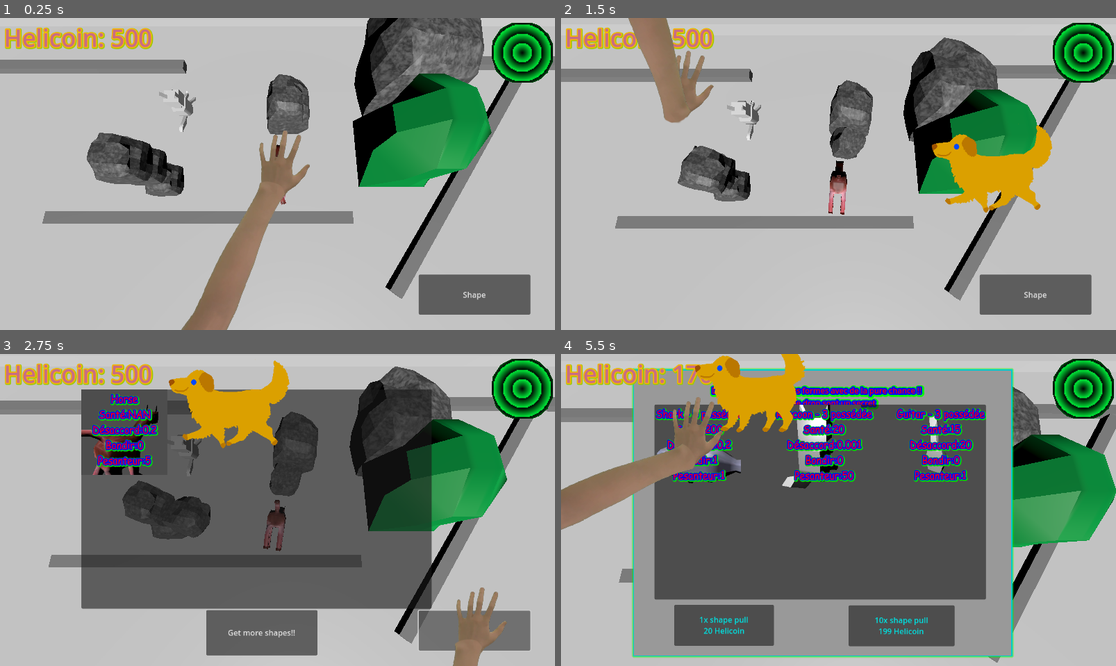
Above: before the commit, frames 1-4 (two rows, left to right).
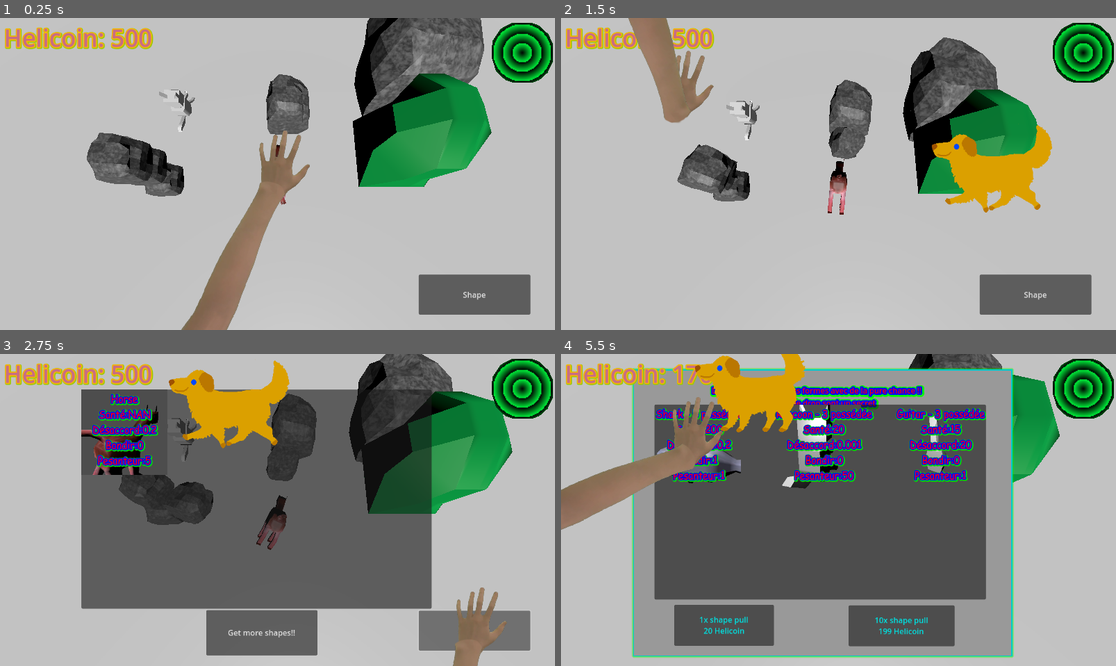
Above: after the commit, the same moments.

Repository: JAco9307/ShapeEscape
Game: Godot game, scene res://Main.tscn
Same seed, same stepped clock (60 frames per second), same inputs: the game is played once before the commit and once after it.
Inputs:
- Up to frame 1 (0.25 s): no input
- Up to frame 2 (1.5 s): click "Shape" at 0.5 s; click "Horse Santé:NAN Désaccord:0.2…" at 1.25 s
- Up to frame 3 (2.75 s): click "Shape" at 2 s
- Up to frame 4 (5.5 s): click "Get more shapes!!" at 2.75 s; click "1x shape pull 20 Helicoin" at 3.5 s; click "10x shape pull 199 Helicoin" at 4.25 s; click "Shark - 5 possédée Santé:200 …" at 5 s

The runs differ from the first frame. In frame 1, 5.9% of the frame differs, in the area x 0-100%, y 12-90%; in frame 2, 6.3%; in frame 3, 15%, in the area x 0-100%, y 0-93%; in frame 4, 9.8%.

Commit message:
object scenes added

Diff:
--- a/Main.tscn
+++ b/Main.tscn
@@ -9,7 +9,6 @@
 [ext_resource type="PackedScene" uid="uid://116njum48mn0" path="res://objects/Environment/RockMid.tscn" id="8_03owx"]
 [ext_resource type="PackedScene" uid="uid://c2qnrd7mneksy" path="res://UI/MainUI.tscn" id="8_trn2v"]
 [ext_resource type="PackedScene" uid="uid://cru1wb2mirml7" path="res://objects/Environment/RockSmall.tscn" id="9_wkp8b"]
-[ext_resource type="PackedScene" uid="uid://1m82htvec2sr" path="res://objects/rotatableLarge.tscn" id="10_wkp8b"]
 [ext_resource type="PackedScene" uid="uid://dwhaiq5n4rg7g" path="res://objects/Environment/tree.tscn" id="11_20pc6"]
 
 [node name="Main" type="Node3D"]
@@ -32,10 +31,7 @@
 transform = Transform3D(1, 0, 0, 0, 1, 0, 0, 0, 1, -149.584, -0.689379, -1.69503)
 
 [node name="Floor" parent="." instance=ExtResource("6_lgr22")]
-transform = Transform3D(1, 0, 0, 0, 1, 0, 0, 0, 1, 0.0488815, -0.757728, -1.82727)
-
-[node name="Rotatable4" parent="Floor" instance=ExtResource("10_wkp8b")]
-transform = Transform3D(0.602317, 0, 0.798257, 0, 1, 0, -0.798257, 0, 0.602317, -46.5388, 0.00558501, -28.3197)
+transform = Transform3D(-1, 8.74228e-08, 0, -8.74228e-08, -1, 0, 0, 0, 1, 0.0488815, -0.757728, -1.82727)
 
 [node name="Raccoon" parent="." instance=ExtResource("7_lgr22")]
 transform = Transform3D(1, 0, 0, 0, 1, 0, 0, 0, 1, -55.0482, 0.242264, 11.5166)
@@ -44,18 +40,6 @@
 transform = Transform3D(1, 0, 0, 0, 1, 0, 0, 0, 1, -56.7712, 10.5349, -18.3717)
 yTorqueMult = 100.0
 zTorqueMult = 100.0
-
-[node name="Rotatable" parent="." instance=ExtResource("10_wkp8b")]
-transform = Transform3D(1, 0, 0, 0, 1, 0, 0, 0, 1, -39.2187, -1.17075, 7.69544)
-
-[node name="Rotatable6" parent="." instance=ExtResource("10_wkp8b")]
-transform = Transform3D(1, 0, 0, 0, 1, 0, 0, 0, 1, -9.618, 0.016755, -55.8136)
-
-[node name="Rotatable5" parent="." instance=ExtResource("10_wkp8b")]
-transform = Transform3D(1, 0, 0, 0, 1, 0, 0, 0, 1, -63.5108, 0.01117, 33.0986)
-
-[node name="Rotatable4" parent="." instance=ExtResource("10_wkp8b")]
-transform = Transform3D(1, 0, 0, 0, 1, 0, 0, 0, 1, -64.1295, 0.00558501, -48.0989)
 
 [node name="RockMid" parent="." instance=ExtResource("8_03owx")]
 transform = Transform3D(1, 0, 0, 0, 1, 0, 0, 0, 1, -54.842, 3.35801, -4.53507)
--- a/objects/Animals/Xelephant.tscn
+++ /dev/null
@@ -1,5 +0,0 @@
-[gd_scene load_steps=2 format=3 uid="uid://cigf60064etxa"]
-
-[ext_resource type="PackedScene" uid="uid://du8lkrvnc16gl" path="res://objects/Rotatable.tscn" id="1_yhut3"]
-
-[node name="Elephant" instance=ExtResource("1_yhut3")]
--- a/objects/Animals/Xpig.tscn
+++ /dev/null
@@ -1,5 +0,0 @@
-[gd_scene load_steps=2 format=3 uid="uid://bfih2570vgmri"]
-
-[ext_resource type="PackedScene" uid="uid://du8lkrvnc16gl" path="res://objects/Rotatable.tscn" id="1_88o8y"]
-
-[node name="Pig" instance=ExtResource("1_88o8y")]
--- a/objects/Animals/Xplatypus.tscn
+++ /dev/null
@@ -1,5 +0,0 @@
-[gd_scene load_steps=2 format=3 uid="uid://c07i21ahef5mj"]
-
-[ext_resource type="PackedScene" uid="uid://du8lkrvnc16gl" path="res://objects/Rotatable.tscn" id="1_2jpc7"]
-
-[node name="Platypus" instance=ExtResource("1_2jpc7")]
--- /dev/null
+++ b/objects/Animals/elephant.tscn
@@ -0,0 +1,25 @@
+[gd_scene load_steps=4 format=3 uid="uid://cigf60064etxa"]
+
+[ext_resource type="PackedScene" uid="uid://du8lkrvnc16gl" path="res://objects/Rotatable.tscn" id="1_yhut3"]
+[ext_resource type="PackedScene" uid="uid://bmh48hrxc6mlp" path="res://models/animated/elephant_wAnimation.glb" id="2_b6mtu"]
+
+[sub_resource type="ConvexPolygonShape3D" id="ConvexPolygonShape3D_apgdm"]
+points = PackedVector3Array(-6.38317, 4.5289, 0.000877559, -3.04106, 9.20549, 1.16903, 2.493, 1.0022, 1.78102, -0.36988, 5.86325, -3.00649, 4.14244, 8.87126, -0.166562, -0.36988, 8.70373, 3.67538, 2.20807, 0.982452, -1.2164, -0.704824, 0.517361, 1.83748, -0.704824, 0.517361, -1.33536, -0.704824, 8.53704, -3.00649, -0.537352, 5.86325, 3.67538, -6.55064, 5.02811, 0.668018, 3.14446, 2.60654, 1.7836, 2.9848, 2.68933, -1.2164, 4.14244, 8.36865, 0.668018, -6.04927, 6.03078, -0.166562, 2.9848, 6.87792, -1.2164, 3.97497, 9.03795, -0.166562, -0.704824, 5.86325, -3.00649, 3.03874, 7.06149, 1.74837, -3.12064, 9.01502, -0.463539, -6.55064, 4.69474, 0.668018, -3.376, 9.03795, 1.16903, -0.36988, 8.53704, -3.00649, 2.33813, 0.834603, 1.7836, -6.55064, 4.69474, 0.000877559, 3.82875, 8.92003, 0.6586, -0.36988, 5.86325, 3.67538, 4.14244, 8.36865, -0.166562, 2.52012, 1.44768, -1.2164, -3.28762, 8.86799, -0.466169, -6.2157, 5.69571, -0.166562)
+
+[node name="Elephant" instance=ExtResource("1_yhut3")]
+
+[node name="elephant_wAnimation" parent="." index="2" instance=ExtResource("2_b6mtu")]
+transform = Transform3D(1, 0, 0, 0, 1, 0, 0, 0, 1, 0, -5.12476, 0)
+
+[node name="elephant_001" parent="elephant_wAnimation" index="0"]
+blend_shapes/frame_0054 = 1.0
+
+[node name="EYES_001" parent="elephant_wAnimation" index="1"]
+"blend_shapes/right eye pos" = 0.254098
+"blend_shapes/eye move 2" = 0.9
+
+[node name="CollisionShape3D2" type="CollisionShape3D" parent="." index="3"]
+transform = Transform3D(1, 0, 0, 0, 1, 0, 0, 0, 1, 0, -5.12476, 0)
+shape = SubResource("ConvexPolygonShape3D_apgdm")
+
+[editable path="elephant_wAnimation"]
--- /dev/null
+++ b/objects/Animals/pig.tscn
@@ -0,0 +1,21 @@
+[gd_scene load_steps=4 format=3 uid="uid://bfih2570vgmri"]
+
+[ext_resource type="PackedScene" uid="uid://du8lkrvnc16gl" path="res://objects/Rotatable.tscn" id="1_88o8y"]
+[ext_resource type="PackedScene" uid="uid://baxa4ye7yg71g" path="res://models/animated/pig_wAnimation.glb" id="2_3r52w"]
+
+[sub_resource type="ConvexPolygonShape3D" id="ConvexPolygonShape3D_par1e"]
+points = PackedVector3Array(5.18711, -2.97232, 0.720705, 0.463747, 1.21027, 0.653272, 0.463747, 1.21027, -0.669969, 5.56887, 0.264588, -0.00845003, 2.20606, -3.08375, -0.93671, 5.34089, -1.23843, -1.0012, -0.482174, -0.491867, 0.558799, 2.20606, -3.08375, 0.91981, 5.28674, -0.528102, 0.965084, 4.97961, -3.22444, -1.0012, -0.482174, -0.491867, -0.480818, 4.75337, 0.0905688, -0.80414, 5.08128, -3.23405, 0.988706, 2.1224, -0.301097, 0.917784, 2.1224, -0.301097, -0.934684, 4.7786, 0.103686, 0.796515, -0.198457, -0.586035, -0.669969, 5.0854, -0.445442, -0.972701, -0.298289, 0.184164, -0.452108, -0.198457, -0.586035, 0.653272, 5.3359, -1.95889, -0.548949, 5.56887, 0.264588, -0.197194, 5.34075, -1.32873, 0.98425, 0.368977, 1.21027, 0.653272, 5.34577, -1.96207, 0.53396, 4.80879, -0.274697, 0.950062, 0.368977, 1.21027, -0.669969, -0.27415, 0.173607, 0.519797, 5.16359, -2.95529, -0.550547, 5.56887, -0.018805, 0.0860235, 5.25162, -0.534894, -0.969522, 4.69613, -0.283615, -0.956059)
+
+[node name="Pig" instance=ExtResource("1_88o8y")]
+
+[node name="pig_wAnimation" parent="." index="2" instance=ExtResource("2_3r52w")]
+transform = Transform3D(1, 0, 0, 0, 1, 0, 0, 0, 1, -0.004, -2.10947, 0)
+
+[node name="piggy_001" parent="pig_wAnimation" index="0"]
+blend_shapes/frame_0039 = 1.0
+
+[node name="CollisionShape3D2" type="CollisionShape3D" parent="." index="3"]
+transform = Transform3D(1, 0, 0, 0, 1, 0, 0, 0, 1, -3.38571, 1.10147, 0)
+shape = SubResource("ConvexPolygonShape3D_par1e")
+
+[editable path="pig_wAnimation"]
--- /dev/null
+++ b/objects/Animals/platypus.tscn
@@ -0,0 +1,21 @@
+[gd_scene load_steps=4 format=3 uid="uid://c07i21ahef5mj"]
+
+[ext_resource type="PackedScene" uid="uid://du8lkrvnc16gl" path="res://objects/Rotatable.tscn" id="1_08fmf"]
+[ext_resource type="PackedScene" uid="uid://dotaq162bx1vm" path="res://models/animated/platypus_wAnimation.glb" id="2_nuadb"]
+
+[sub_resource type="ConvexPolygonShape3D" id="ConvexPolygonShape3D_ebl43"]
+points = PackedVector3Array(0.878138, -1.3475, -0.952417, 7.91037, 1.99261, 0.453906, 8.08662, 1.64087, 0.453906, -3.16672, -0.819901, 0.453906, 3.07753, -1.15569, 0.8645, -0.528528, 0.761876, -0.600647, 8.08662, 1.11327, -0.424762, -0.528528, 0.761876, 0.453906, 7.73412, 1.99261, -0.424762, 0.878138, -1.3475, 0.98175, -3.16672, -0.46851, -0.600647, 3.0798, -1.16081, -0.838296, 1.50856, 0.370336, 0.76244, 3.34151, 0.381399, -0.794061, 8.08662, 1.11327, 0.453906, -3.16672, -0.46851, 0.453906, -3.16672, -0.819901, -0.600647, 3.49264, 0.0871684, 0.827063, 1.9962, -1.31374, -0.837097, 0.878138, -1.17164, -0.952417, 8.08662, 1.64087, -0.424762, 0.878138, -1.17164, 0.98175, 7.73412, 1.99261, 0.453906, 3.31639, 0.377216, 0.800349, 1.99725, -1.31023, 0.8645, 1.47631, 0.374937, -0.758457, 3.4976, 0.0864593, -0.801637, 2.32456, 0.506238, 0.762212, 7.91037, 1.99261, -0.424762, 2.04773, 0.509715, -0.742446, -2.81422, -0.292642, 0.453906, -2.81422, -0.292642, -0.424762)
+
+[node name="Platypus" instance=ExtResource("1_08fmf")]
+
+[node name="platypus_wAnimation" parent="." index="2" instance=ExtResource("2_nuadb")]
+transform = Transform3D(1, 0, 0, 0, 1, 0, 0, 0, 1, 0, -1.24382, 0)
+
+[node name="platypus" parent="platypus_wAnimation" index="0"]
+blend_shapes/tailUp = 0.352941
+
+[node name="CollisionShape3D2" type="CollisionShape3D" parent="." index="3"]
+transform = Transform3D(1.14004, 0.189022, 0, -0.189022, 1.14004, 0, 0, 0, 1.1556, -2.72269, 0.616305, 0)
+shape = SubResource("ConvexPolygonShape3D_ebl43")
+
+[editable path="platypus_wAnimation"]
--- a/objects/Environment/Xbench.tscn
+++ /dev/null
@@ -1,5 +0,0 @@
-[gd_scene load_steps=2 format=3 uid="uid://dy6k84vuv5a55"]
-
-[ext_resource type="PackedScene" uid="uid://du8lkrvnc16gl" path="res://objects/Rotatable.tscn" id="1_qhuxj"]
-
-[node name="Bench" instance=ExtResource("1_qhuxj")]
--- a/objects/Environment/Xcarrot.tscn
+++ /dev/null
@@ -1,5 +0,0 @@
-[gd_scene load_steps=2 format=3 uid="uid://cxlv0wo6r2qki"]
-
-[ext_resource type="PackedScene" uid="uid://du8lkrvnc16gl" path="res://objects/Rotatable.tscn" id="1_0qs2r"]
-
-[node name="Carrot" instance=ExtResource("1_0qs2r")]
--- /dev/null
+++ b/objects/Environment/bench.tscn
@@ -0,0 +1,17 @@
+[gd_scene load_steps=4 format=3 uid="uid://dy6k84vuv5a55"]
+
+[ext_resource type="PackedScene" uid="uid://du8lkrvnc16gl" path="res://objects/Rotatable.tscn" id="1_qhuxj"]
+[ext_resource type="PackedScene" uid="uid://bonl088qofa8p" path="res://models/Objects/bench.glb" id="2_cc1yk"]
+
+[sub_resource type="ConvexPolygonShape3D" id="ConvexPolygonShape3D_1px7l"]
+points = PackedVector3Array(1.18454, 5.1181, 7.88199, -1, -2.92632, -8.20686, 4.68958, -2.9766, -8.30741, 1.18454, 5.1181, -8.56439, 4.67269, -2.9531, 7.57801, -1, -2.92632, 7.52446, -0.961306, 4.8855, -8.09919, 4.78193, 1.00651, 7.88199, -0.961306, 4.8855, 7.41679, 4.78193, 1.00651, -8.56439)
+
+[node name="Bench" instance=ExtResource("1_qhuxj")]
+
+[node name="bench" parent="." index="2" instance=ExtResource("2_cc1yk")]
+
+[node name="CollisionShape3D2" type="CollisionShape3D" parent="." index="3"]
+transform = Transform3D(1, 0, 0, 0, 1, 0, 0, 0, 1, -1.31084, 0, 0)
+shape = SubResource("ConvexPolygonShape3D_1px7l")
+
+[editable path="bench"]
--- /dev/null
+++ b/objects/Environment/benchLong.tscn
@@ -0,0 +1,18 @@
+[gd_scene load_steps=4 format=3 uid="uid://d2a0oy5ml2mdc"]
+
+[ext_resource type="PackedScene" uid="uid://du8lkrvnc16gl" path="res://objects/Rotatable.tscn" id="1_bnvwv"]
+[ext_resource type="PackedScene" uid="uid://bonl088qofa8p" path="res://models/Objects/bench.glb" id="2_o12ob"]
+
+[sub_resource type="ConvexPolygonShape3D" id="ConvexPolygonShape3D_bnvwv"]
+points = PackedVector3Array(1.18454, 5.1181, 7.88199, -1, -2.92632, -8.20686, 4.68958, -2.9766, -8.30741, 1.18454, 5.1181, -8.56439, 4.67269, -2.9531, 7.57801, -1, -2.92632, 7.52446, -0.961306, 4.8855, -8.09919, 4.78193, 1.00651, 7.88199, -0.961306, 4.8855, 7.41679, 4.78193, 1.00651, -8.56439)
+
+[node name="Bench" instance=ExtResource("1_bnvwv")]
+
+[node name="bench" parent="." index="2" instance=ExtResource("2_o12ob")]
+transform = Transform3D(1, 0, 0, 0, 1, 0, 0, 0, 3, 0, 0, 0)
+
+[node name="CollisionShape3D2" type="CollisionShape3D" parent="." index="3"]
+transform = Transform3D(1, 0, 0, 0, 1, 0, 0, 0, 3, -1.31084, 0, 0)
+shape = SubResource("ConvexPolygonShape3D_bnvwv")
+
+[editable path="bench"]
--- /dev/null
+++ b/objects/Environment/carrot.tscn
@@ -0,0 +1,18 @@
+[gd_scene load_steps=4 format=3 uid="uid://cxlv0wo6r2qki"]
+
+[ext_resource type="PackedScene" uid="uid://du8lkrvnc16gl" path="res://objects/Rotatable.tscn" id="1_22sse"]
+[ext_resource type="PackedScene" uid="uid://c6frqt501b2ui" path="res://models/Objects/carrot.glb" id="2_dtxq5"]
+
+[sub_resource type="ConvexPolygonShape3D" id="ConvexPolygonShape3D_krarw"]
+points = PackedVector3Array(-2.02775, -2.98989, -6.82025, -2.02775, 2.979, -6.82025, -2.02775, 2.979, 6.82025, -1.38819, -2.98989, 6.82025, 1.13944, -0.736435, -0.730491, -2.02775, -2.98989, 6.82025, -1.38819, 2.979, -6.82025, -1.38819, -2.98989, -6.82025, -1.38819, 2.979, 6.82025, 1.13934, 0.7255, 0.730442, 1.02083, -0.965246, 0.959616, 1.13944, 0.725549, -0.730491, 1.02094, -0.965325, -0.959694, 1.13934, -0.736385, 0.730442)
+
+[node name="Carrot" instance=ExtResource("1_22sse")]
+
+[node name="carrot" parent="." index="2" instance=ExtResource("2_dtxq5")]
+transform = Transform3D(1, 0, 0, 0, 1, 0, 0, 0, 1, 1, 0, 1)
+
+[node name="CollisionShape3D2" type="CollisionShape3D" parent="." index="3"]
+transform = Transform3D(36.021, 0, 0, 0, 1, 0, 0, 0, 1, 1, 0, 1)
+shape = SubResource("ConvexPolygonShape3D_krarw")
+
+[editable path="carrot"]
--- /dev/null
+++ b/objects/Environment/fence.tscn
@@ -0,0 +1,16 @@
+[gd_scene load_steps=4 format=3 uid="uid://j2mprqmq7jvo"]
+
+[ext_resource type="PackedScene" uid="uid://du8lkrvnc16gl" path="res://objects/Rotatable.tscn" id="1_xeeb0"]
+[ext_resource type="PackedScene" uid="uid://c53w15fcgauug" path="res://models/Objects/fence.glb" id="2_fxyvh"]
+
+[sub_resource type="BoxShape3D" id="BoxShape3D_uudu7"]
+size = Vector3(1, 9.39752, 11.1497)
+
+[node name="Fence" instance=ExtResource("1_xeeb0")]
+
+[node name="fence" parent="." index="0" instance=ExtResource("2_fxyvh")]
+transform = Transform3D(1, 0, 0, 0, 1, 0, 0, 0, 1, 1.11405, -3.57866, 1.50754)
+
+[node name="CollisionShape3D" type="CollisionShape3D" parent="." index="1"]
+transform = Transform3D(1, 0, 0, 0, 1, 0, 0, 0, 1, 0, 0.129486, 0.0509033)
+shape = SubResource("BoxShape3D_uudu7")
--- /dev/null
+++ b/objects/Environment/fenceLong.tscn
@@ -0,0 +1,22 @@
+[gd_scene load_steps=4 format=3 uid="uid://bbuqegh24i7f1"]
+
+[ext_resource type="PackedScene" uid="uid://du8lkrvnc16gl" path="res://objects/Rotatable.tscn" id="1_ei3k5"]
+[ext_resource type="PackedScene" uid="uid://c53w15fcgauug" path="res://models/Objects/fence.glb" id="2_douf4"]
+
+[sub_resource type="BoxShape3D" id="BoxShape3D_ei3k5"]
+size = Vector3(1, 9.69727, 59.9914)
+
+[node name="Fence" instance=ExtResource("1_ei3k5")]
+
+[node name="fence" parent="." index="0" instance=ExtResource("2_douf4")]
+transform = Transform3D(1, 0, 0, 0, 1, 0, 0, 0, 2, 1.11405, -3.57866, 1.50754)
+
+[node name="fence" parent="fence" index="1" instance=ExtResource("2_douf4")]
+transform = Transform3D(1, 0, 0, 0, 1, 0, 0, 0, 1, -0.0201091, 0.0367396, -9.40563)
+
+[node name="fence2" parent="fence" index="2" instance=ExtResource("2_douf4")]
+transform = Transform3D(1, 0, 0, 0, 1, 0, 0, 0, 1, 0.0316964, 0.103776, 9.42163)
+
+[node name="CollisionShape3D" type="CollisionShape3D" parent="." index="1"]
+transform = Transform3D(1, 0, 0, 0, 0.999915, -0.0130198, 0, 0.0130198, 0.999915, 0, 0.222164, -1.44374)
+shape = SubResource("BoxShape3D_ei3k5")
--- a/objects/Rotatable.tscn
+++ b/objects/Rotatable.tscn
@@ -6,18 +6,8 @@
 friction = 0.2
 bounce = 0.35
 
-[sub_resource type="BoxShape3D" id="BoxShape3D_vn420"]
-size = Vector3(1, 1.22449, 0.992933)
-
 [node name="Rotatable" type="RigidBody3D"]
 physics_material_override = SubResource("PhysicsMaterial_vn420")
 script = ExtResource("1_vn420")
 
-[node name="CollisionShape3D" type="CollisionShape3D" parent="."]
-transform = Transform3D(1, 0, 0, 0, 1, 0, 0, 0, 1, 0, 0.66452, 0.0126419)
-shape = SubResource("BoxShape3D_vn420")
-
-[node name="MeshInstance3D" type="MeshInstance3D" parent="."]
-transform = Transform3D(1, 0, 0, 0, 1, 0, 0, 0, 1, 0, 0.676347, 0)
-
 [connection signal="input_event" from="." to="." method="_on_input_event"]
Not shown: 1 places in Main.tscn that only renumber resources
Not shown: 1 places in objects/Rotatable.tscn that only renumber resources
